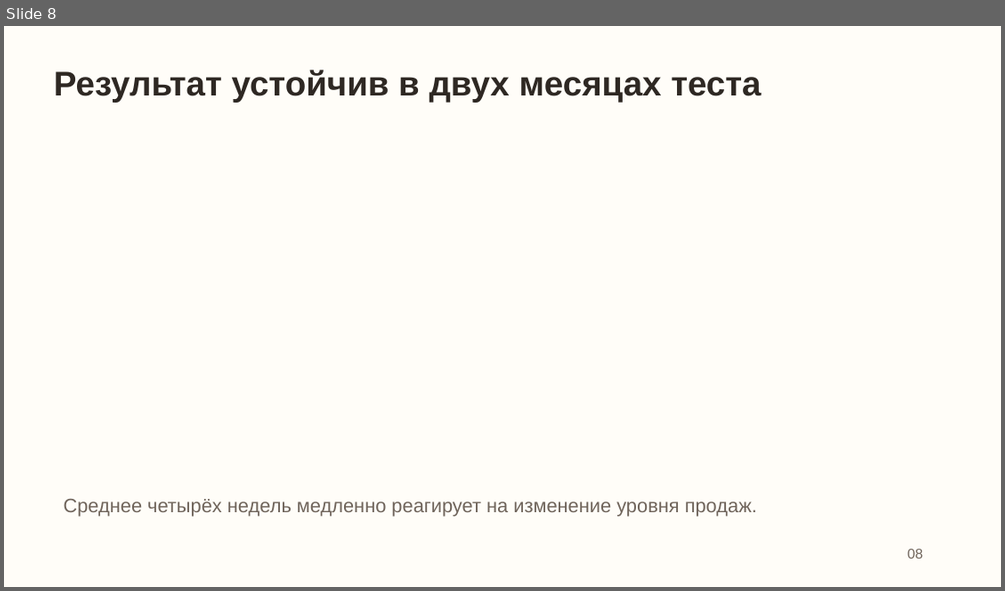
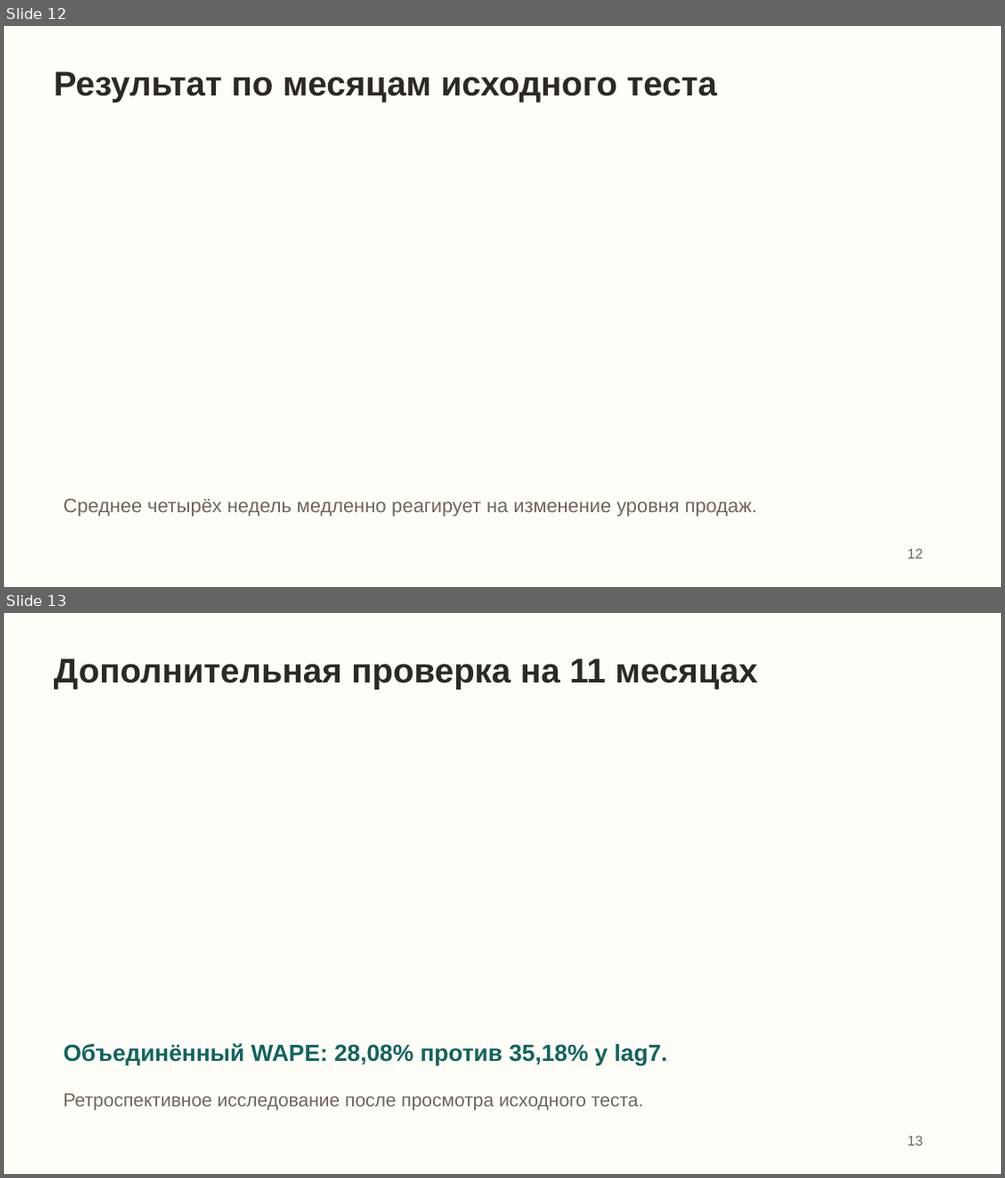
Before and after one commit to geoink/Ymnaia_Pekarna, a slide deck: docs/presentation.pptx. Shown one above the other, each under a label of ours: slide 8 before the commit, slides 12 and 13 after it. The pictures are 1005x591 and 1005x1178 pixels, drawn with LibreOffice and Linux fonts; fonts in the diff are those of the drawing. Boxes give left, top, right and bottom in pixels: in the first picture for what was removed or moved away, otherwise in the second. Text is boxed around its words. In the diff, an @@ line names an element or a change of style, - is before the commit and + after.

```diff
--- a/docs/presentation.pptx
+++ b/docs/presentation.pptx
@@ slide 13 added at box(4, 613, 1001, 1174), background #FFFDF8 @@
@@ text added at box(54, 658, 758, 690), 33 pt, text #2E2823, bold @@
+Дополнительная проверка на 11 месяцах
@@ text added at box(64, 1043, 668, 1065), 22.5 pt, text #12645C, bold @@
+Объединённый WAPE: 28,08% против 35,18% у lag7.
@@ text added at box(64, 1093, 643, 1111), 18 pt, text #6F645B @@
+Ретроспективное исследование после просмотра исходного теста.
@@ text added at box(907, 1135, 922, 1145), 13.5 pt, text #6F645B @@
+13
@@ what was slide 8 is now slide 12 @@
@@ slide 12 changed as well @@
@@ text at box(54, 71, 717, 103): text changed @@
-Результат устойчив в двух месяцах теста
+Результат по месяцам исходного теста
@@ text at box(907, 548, 922, 558): text changed @@
-08
+12
```
Also in this commit, not shown: 9 other slides changed, 8 other slides added, 16 other files.
